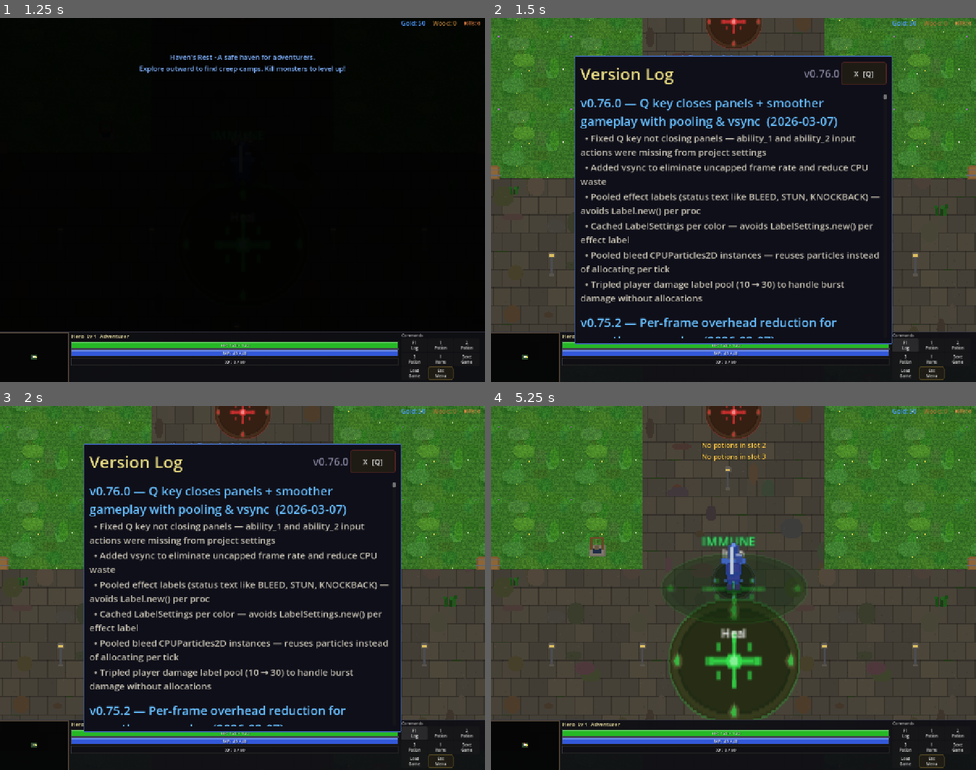
Above: before the commit, frames 1-4 (two rows, left to right).
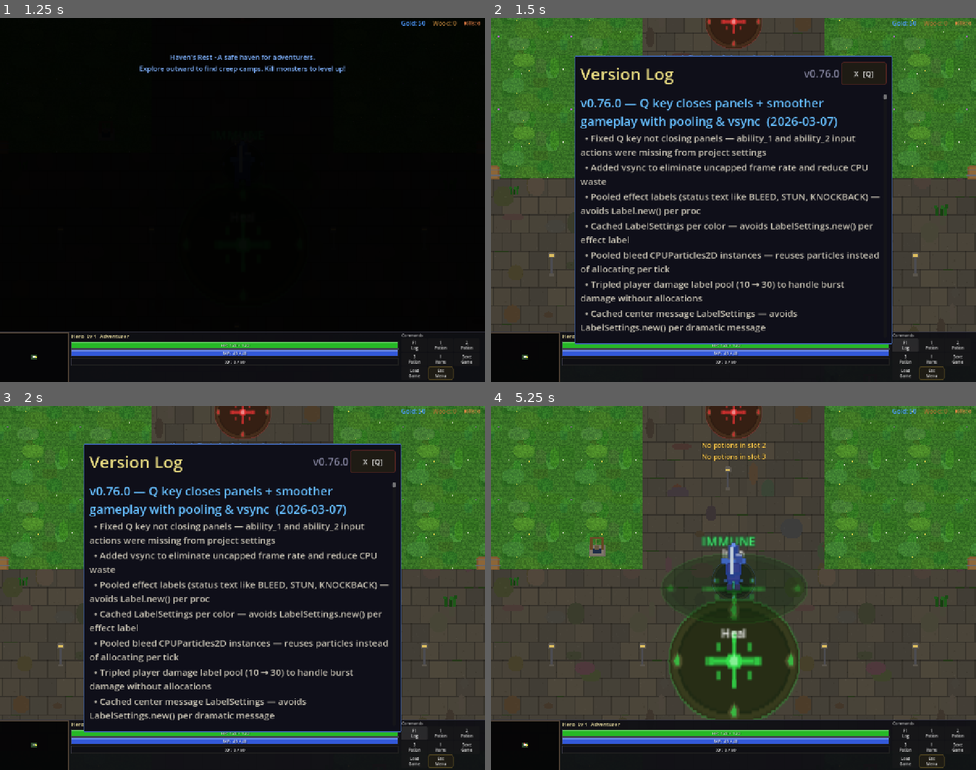
Above: after the commit, the same moments.

Repository: slxny/legends-open-rpg
Game: Godot game, scene res://scenes/main.tscn
Same seed, same stepped clock (60 frames per second), same inputs: the game is played once before the commit and once after it.
Inputs (mouse positions are in pixels of both pictures, inside the frame that each line leads up to):
- Up to frame 1 (1.25 s): tap Enter at 0.5 s; move the mouse to (218, 272) at 0.52 s; hold W (move_up) from 0.53 s (still down); hold Q (ability_1) from 0.53 s (still down); click (218, 272) at 0.67 s
- Up to frame 2 (1.5 s): release W (move_up) at 1.25 s; release Q (ability_1) at 1.25 s; click "F1 Log" at 1.25 s
- Up to frame 3 (2 s): no input
- Up to frame 4 (5.25 s): click "1 Potion" at 2 s; click "2 Potion" at 2.75 s; click "3 Potion" at 3.5 s; click "I Items" at 4.25 s; click "X [Q]" at 5 s

Frame 1 is identical in both runs. In frame 2, 1.4% of the frame differs, in the area x 18-72%, y 80-88%; in frame 3, 1.4%; in frame 4, nothing differs.
Error in both runs: Invalid assignment of property or key '_mobile_potion_btns' with value of type 'Array' on a base object of type 'CharacterBody2D (player.gd)'. (res://scenes/ui…

Commit message:
Cache LabelSettings in center message system to avoid per-message allocations
https://claude.ai/code/session_01DfmE9dPhPshpUJaQDKzSV1

Diff:
--- a/scenes/ui/center_message_system.gd
+++ b/scenes/ui/center_message_system.gd
@@ -10,6 +10,9 @@
 var _showing: bool = false
 var _current_tween: Tween = null
 var _current_timer: SceneTreeTimer = null
+# Cached LabelSettings to avoid allocations per message
+var _cached_settings: LabelSettings = null
+var _cached_settings_mobile: LabelSettings = null
 
 func _ready() -> void:
 	message_label.visible = false
@@ -60,13 +63,23 @@
 
 func _display_message(text: String, color: Color, duration: float) -> void:
 	# SC-style: instant appear, no fade in
-	var vp_size = get_viewport().get_visible_rect().size
 	var is_mobile = GameManager.is_mobile_device()
-	var settings = LabelSettings.new()
-	settings.font_size = 72 if is_mobile else 32
+	var settings: LabelSettings
+	if is_mobile:
+		if not _cached_settings_mobile:
+			_cached_settings_mobile = LabelSettings.new()
+			_cached_settings_mobile.font_size = 72
+			_cached_settings_mobile.outline_size = 8
+			_cached_settings_mobile.outline_color = Color.BLACK
+		settings = _cached_settings_mobile
+	else:
+		if not _cached_settings:
+			_cached_settings = LabelSettings.new()
+			_cached_settings.font_size = 32
+			_cached_settings.outline_size = 4
+			_cached_settings.outline_color = Color.BLACK
+		settings = _cached_settings
 	settings.font_color = color
-	settings.outline_size = 8 if is_mobile else 4
-	settings.outline_color = Color.BLACK
 	message_label.label_settings = settings
 	message_label.text = text
 	message_label.visible = true
--- a/scenes/ui/changelog_dialog.gd
+++ b/scenes/ui/changelog_dialog.gd
@@ -23,6 +23,7 @@
 			"Cached LabelSettings per color — avoids LabelSettings.new() per effect label",
 			"Pooled bleed CPUParticles2D instances — reuses particles instead of allocating per tick",
 			"Tripled player damage label pool (10 → 30) to handle burst damage without allocations",
+			"Cached center message LabelSettings — avoids LabelSettings.new() per dramatic message",
 		]
 	},
 	{
